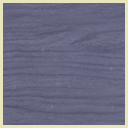
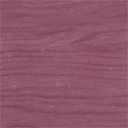
Layer changes from the first 128x128 image to the second:
hid "Layer 2" over [0, 0, 128, 128]
showed "Layer 6" over [0, 0, 128, 128]
hid "Layer 8" over [0, 0, 128, 128]
hid "Layer 1" over [0, 0, 128, 128]
